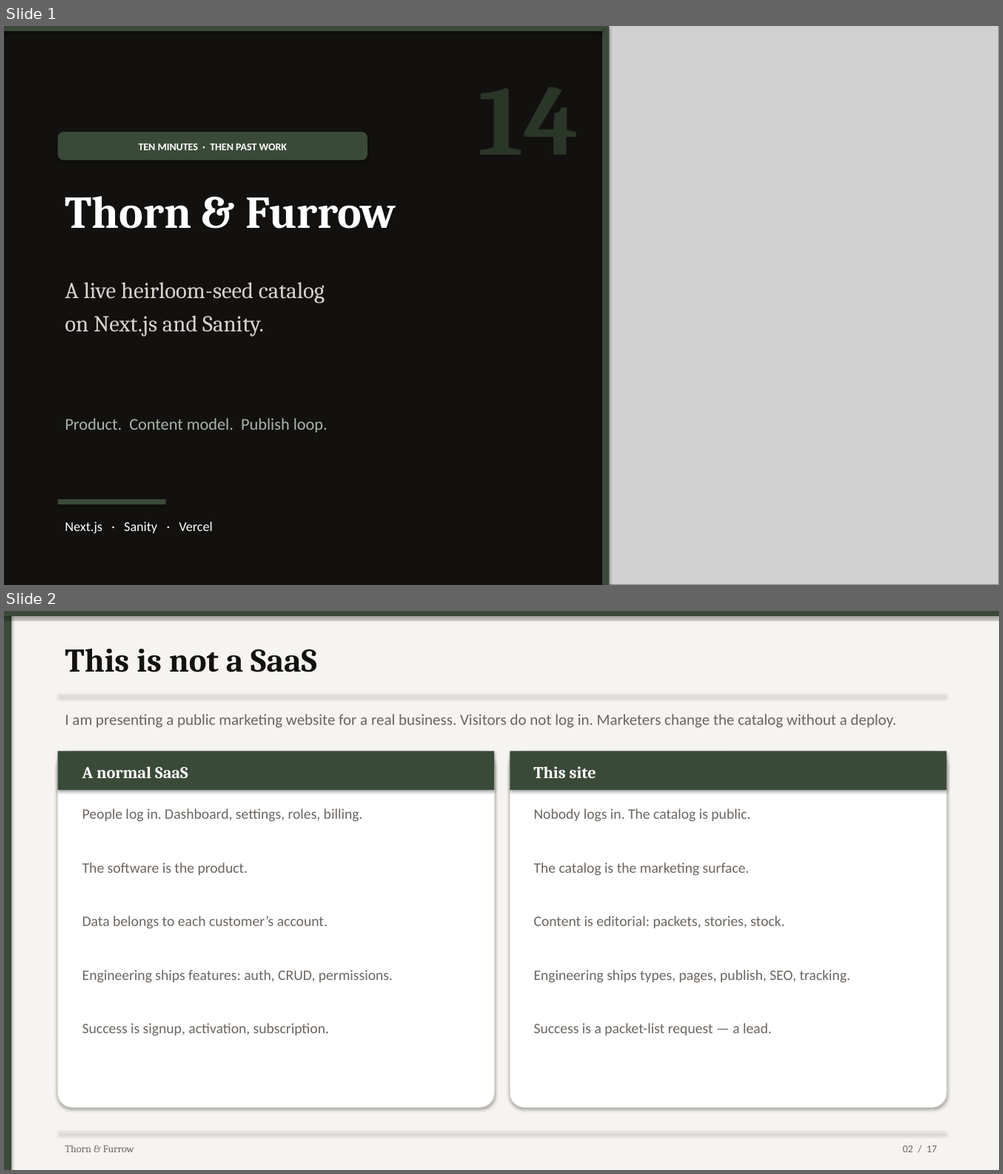
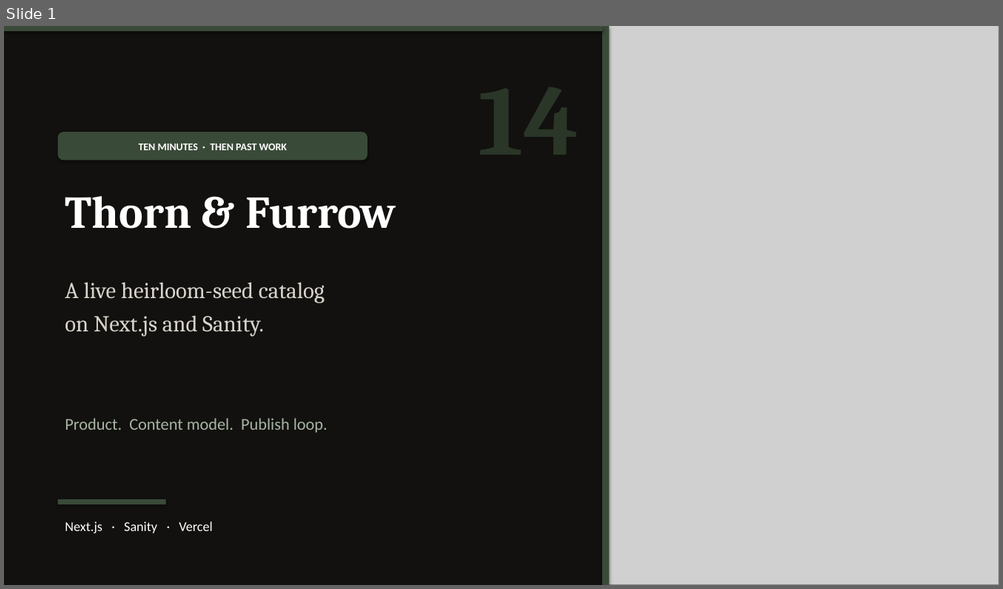
Before and after one commit to zenithzen543/vanta-presentation, a slide deck: presentation/Thorn-and-Furrow-Deck.pptx. Shown one above the other, each under a label of ours: slides 1 and 2 before the commit, slide 1 after it. The pictures are 1003x1174 and 1003x589 pixels, drawn with LibreOffice and Linux fonts; fonts in the diff are those of the drawing; grey boxes stand for pictures. Boxes give left, top, right and bottom in pixels: in the first picture for what was removed or moved away, otherwise in the second. Text is boxed around its words. In the diff, an @@ line names an element or a change of style, - is before the commit and + after.

```diff
--- a/presentation/Thorn-and-Furrow-Deck.pptx
+++ b/presentation/Thorn-and-Furrow-Deck.pptx
@@ slide 2 removed at [4,611,999,1170], background #FFFFFF @@
@@ rectangle removed at [4,611,999,1170] @@
@@ rectangle removed at [4,611,11,1170] @@
@@ rectangle removed at [4,611,999,616] @@
@@ text removed at [65,649,317,672] @@
-This is not a SaaS
@@ rectangle removed at [58,695,945,696] @@
@@ text removed at [65,714,896,728] @@
-I am presenting a public marketing website for a real business. Visitors do not log in. Marketers change the catalog without a deploy.
@@ rounded rectangle removed at [58,752,494,1108] @@
@@ rectangle removed at [58,752,494,790] @@
@@ rounded rectangle removed at [510,752,946,1108] @@
@@ rectangle removed at [510,752,946,790] @@
@@ text removed at [82,766,188,778] @@
-A normal SaaS
@@ text removed at [533,766,596,778] @@
-This site
@@ text removed at [82,809,363,822] @@
-People log in. Dashboard, settings, roles, billing.
@@ text removed at [534,809,750,822] @@
-Nobody logs in. The catalog is public.
@@ text removed at [82,863,248,875] @@
-The software is the product.
@@ text removed at [534,863,749,876] @@
-The catalog is the marketing surface.
@@ text removed at [82,916,327,929] @@
-Data belongs to each customer’s account.
@@ text removed at [534,916,784,928] @@
-Content is editorial: packets, stories, stock.
@@ text removed at [82,970,392,983] @@
-Engineering ships features: auth, CRUD, permissions.
@@ text removed at [534,970,851,983] @@
-Engineering ships types, pages, publish, SEO, tracking.
@@ text removed at [82,1023,329,1037] @@
-Success is signup, activation, subscription.
@@ text removed at [534,1023,771,1036] @@
-Success is a packet-list request — a lead.
@@ rectangle removed at [58,1132,945,1133] @@
@@ text removed at [65,1145,134,1153] @@
-Thorn & Furrow
@@ text removed at [902,1146,936,1153] @@
-02 / 17
```
Also in this commit, not shown: 14 slides changed, 1 other slide removed, 8 other files.
